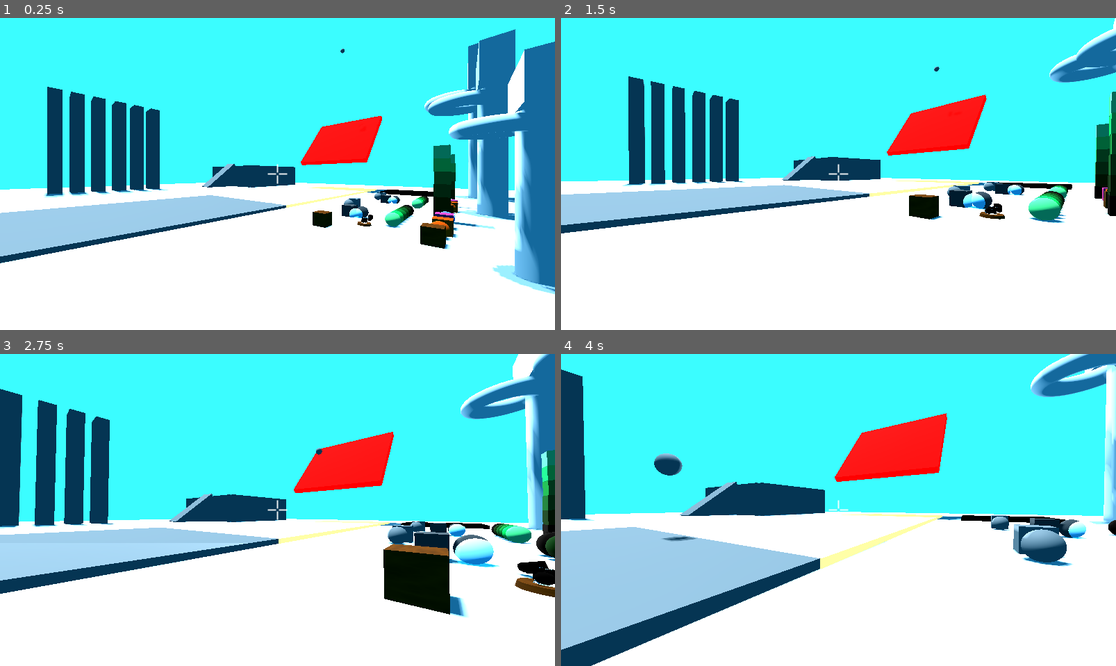
Above: before the commit, frames 1-4 (two rows, left to right).
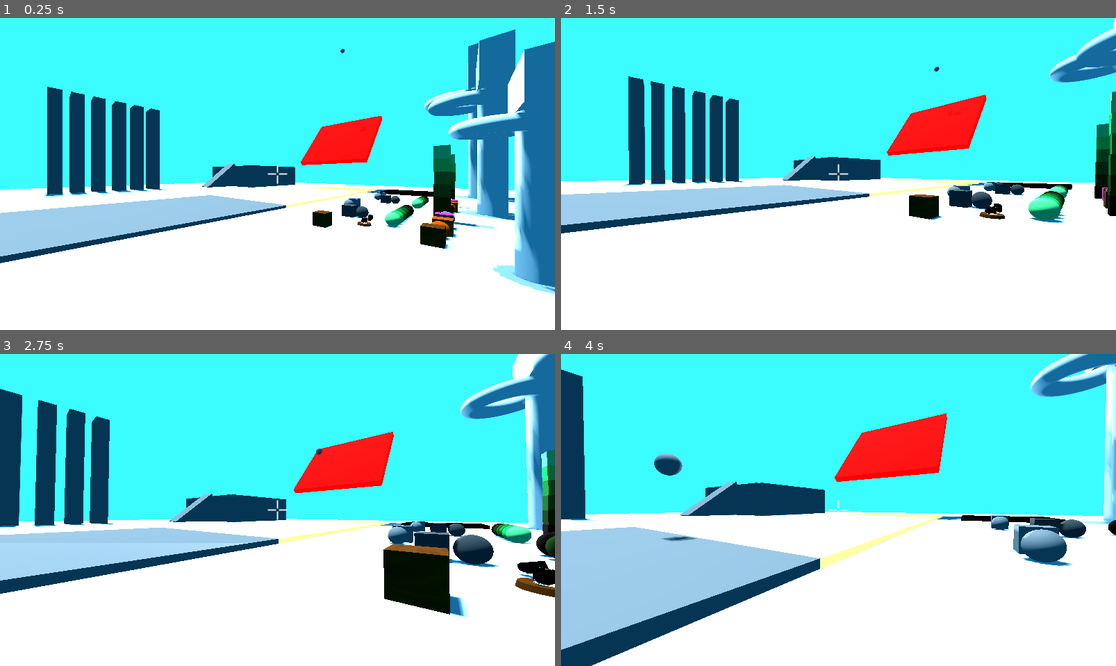
Above: after the commit, the same moments.

Repository: gmdking/jgs
Game: Godot game, scene res://maps/default/map1-playground.tscn
The game is run twice, just before and just after one commit, with the same random seed, the same clock (stepped at 60 frames per second) and the same inputs. This scene is started directly instead of the project's main scene.
Inputs (mouse positions are in pixels of both pictures, inside the frame that each line leads up to):
- Up to frame 1 (0.25 s): no input
- Up to frame 2 (1.5 s): tap Enter at 0.5 s; move the mouse to (866, 174) at 0.52 s; hold W (forward) from 0.53 s (still down); tap 2 (del) at 0.6 s; click (866, 174) at 0.67 s; tap Space (jump) at 0.77 s; move the mouse to (810, 174) at 1.27 s; tap Q (drop) at 1.35 s
- Up to frame 3 (2.75 s): keep holding W (forward); tap Space (jump) at 1.52 s; move the mouse to (288, 503) at 2.02 s; tap 1 (dupl) at 2.1 s
- Up to frame 4 (4 s): keep holding W (forward); move the mouse to (832, 516) at 2.77 s; tap E (pickup) at 2.85 s; click (832, 516) at 2.92 s; tap Space (jump) at 3.02, 3.77 s; move the mouse to (877, 513) at 3.52 s; tap Mouse wheel down (scaledown) at 3.6 s

The runs differ from the first frame. In frame 1, less than 0.1% of the frame differs, in the area x 62-72%, y 57-65%; in frame 2, 0.2%; in frame 3, 0.6%, in the area x 80-90%, y 54-69%; in frame 4, 0.1%.

Commit message:
b1.1.1 make music smaller, fix some materials

Diff:
--- a/maps/default/map1-playground.tscn
+++ b/maps/default/map1-playground.tscn
@@ -26,7 +26,7 @@
 [ext_resource type="PackedScene" uid="uid://dt8i2j3g2ayst" path="res://objects/default/woodcube.tscn" id="23_02kss"]
 [ext_resource type="PackedScene" uid="uid://buop7fppn5oe4" path="res://player.tscn" id="24_h08w4"]
 [ext_resource type="PackedScene" uid="uid://bvr2faqu5gsud" path="res://objects/default/tower.tscn" id="24_w2l8p"]
-[ext_resource type="AudioStream" uid="uid://s0j3lrq1qobh" path="res://mapdependencies/map1.wav" id="25_iidna"]
+[ext_resource type="AudioStream" uid="uid://nhuva1v57ny" path="res://mapdependencies/map1.ogg" id="27_qql6e"]
 [ext_resource type="PackedScene" uid="uid://cfhw8xc8qlki" path="res://objects/default/jgs-logo-orb-1kg.tscn" id="27_v5xu6"]
 [ext_resource type="PackedScene" uid="uid://tkxlsm8ybobj" path="res://objects/default/snowglobe-1kg.tscn" id="28_snow"]
 
@@ -1288,7 +1288,7 @@
 transform = Transform3D(-0.67729974, 0, 0.73570716, 0, 1, 0, -0.73570716, 0, -0.67729974, 11.613101, 2.9143124, -7.081634)
 
 [node name="AudioStreamPlayer3D" type="AudioStreamPlayer3D" parent="CharacterBody3D" unique_id=1356443370]
-stream = ExtResource("25_iidna")
+stream = ExtResource("27_qql6e")
 volume_db = -20.075
 autoplay = true
 max_distance = 4096.0
--- a/maps/default/map2-destroy.tscn
+++ b/maps/default/map2-destroy.tscn
@@ -2,6 +2,7 @@
 
 [ext_resource type="PackedScene" uid="uid://dt8i2j3g2ayst" path="res://objects/default/woodcube.tscn" id="1_rtg35"]
 [ext_resource type="PackedScene" uid="uid://bc65ptq6k8rfx" path="res://objects/default/plank.tscn" id="2_et0oq"]
+[ext_resource type="AudioStream" uid="uid://bw723swpovoir" path="res://mapdependencies/map2.ogg" id="2_orosi"]
 [ext_resource type="PackedScene" uid="uid://buop7fppn5oe4" path="res://player.tscn" id="3_enocy"]
 [ext_resource type="PackedScene" uid="uid://d244xj6tgryu" path="res://gui/smenu.tscn" id="4_et0oq"]
 [ext_resource type="PackedScene" uid="uid://tkxlsm8ybobj" path="res://objects/default/snowglobe-1kg.tscn" id="5_enocy"]
@@ -65,6 +66,15 @@
 [node name="CharacterBody3D" parent="." unique_id=516576517 instance=ExtResource("3_enocy")]
 transform = Transform3D(-0.53095883, 0, -0.8473976, 0, 1, 0, 0.8473976, 0, -0.53095883, 2.2182696, 0.48987508, -2.1944466)
 
+[node name="AudioStreamPlayer3D" type="AudioStreamPlayer3D" parent="CharacterBody3D" unique_id=203358990]
+stream = ExtResource("2_orosi")
+volume_db = -20.075
+autoplay = true
+max_distance = 4096.0
+panning_strength = 0.0
+bus = &"Music"
+playback_type = 1
+
 [node name="CanvasGroup" type="CanvasGroup" parent="." unique_id=1968781364]
 
 [node name="Smenu" parent="CanvasGroup" unique_id=1070106664 instance=ExtResource("4_et0oq")]
--- a/objects/default/glassball.tscn
+++ b/objects/default/glassball.tscn
@@ -1,14 +1,11 @@
 [gd_scene format=3 uid="uid://c8dmxusgabpey"]
+
+[ext_resource type="Material" uid="uid://cprs6aqcmdq4n" path="res://objectdependencies/materials/glass.tres" id="1_1ocgy"]
 
 [sub_resource type="SphereShape3D" id="SphereShape3D_277s8"]
 
-[sub_resource type="StandardMaterial3D" id="StandardMaterial3D_1iotr"]
-transparency = 1
-blend_mode = 1
-vertex_color_use_as_albedo = true
-albedo_color = Color(0.69411767, 0.8784314, 1, 1)
-
 [sub_resource type="SphereMesh" id="SphereMesh_q2x10"]
+material = ExtResource("1_1ocgy")
 
 [node name="RigidBody3D" type="RigidBody3D" unique_id=983496083]
 mass = 0.5
@@ -17,5 +14,4 @@
 shape = SubResource("SphereShape3D_277s8")
 
 [node name="MeshInstance3D" type="MeshInstance3D" parent="." unique_id=1578069609]
-material_override = SubResource("StandardMaterial3D_1iotr")
 mesh = SubResource("SphereMesh_q2x10")
--- a/objects/default/glasscube.tscn
+++ b/objects/default/glasscube.tscn
@@ -5,6 +5,7 @@
 [sub_resource type="BoxShape3D" id="BoxShape3D_42v7m"]
 
 [sub_resource type="BoxMesh" id="BoxMesh_jo8ya"]
+material = ExtResource("1_narqn")
 
 [node name="RigidBody3D" type="RigidBody3D" unique_id=983496083]
 mass = 0.5
@@ -13,5 +14,4 @@
 shape = SubResource("BoxShape3D_42v7m")
 
 [node name="MeshInstance3D" type="MeshInstance3D" parent="." unique_id=1578069609]
-material_override = ExtResource("1_narqn")
 mesh = SubResource("BoxMesh_jo8ya")
Not shown, added: mapdependencies/map1.ogg.import
Not shown, removed: mapdependencies/map1.wav.import
Not shown, added: mapdependencies/map2.ogg.import
Not shown, removed: mapdependencies/map2.wav.import
Not shown, added: mapdependencies/map1.ogg
Not shown, removed: mapdependencies/map1.wav
Not shown, added: mapdependencies/map2.ogg
Not shown, removed: mapdependencies/map2.wav
